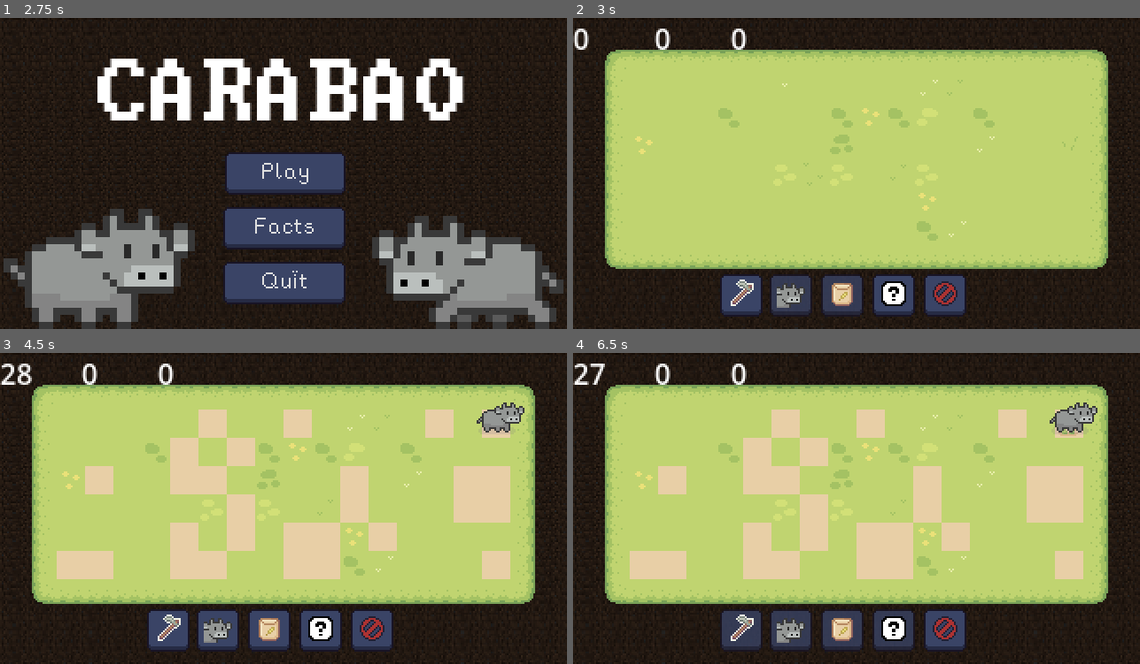
Above: before the commit, frames 1-4 (two rows, left to right).
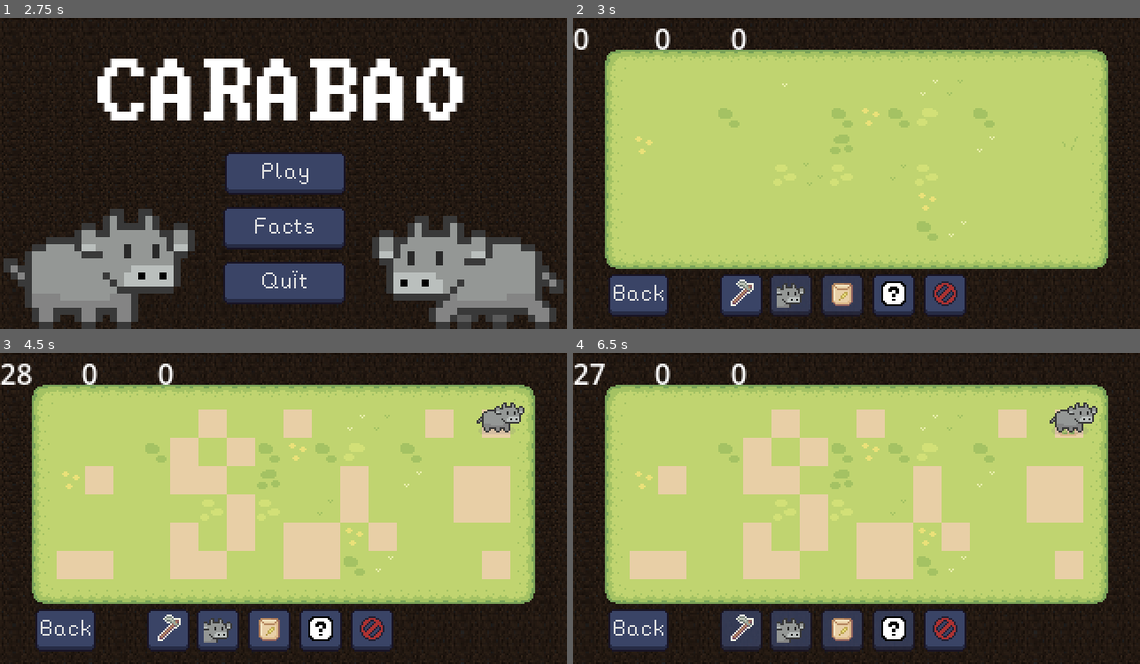
Above: after the commit, the same moments.

Repository: naixsu/CARABAO
Game: Godot game, scene res://Scenes/Menu.tscn
Same seed, same stepped clock (60 frames per second), same inputs: the game is played once before the commit and once after it.
Inputs (mouse positions are in pixels of both pictures, inside the frame that each line leads up to):
- Up to frame 1 (2.75 s): click "Facts" at 0.5 s; click (124, 67) at 1.25 s; click "Menu" at 2 s
- Up to frame 2 (3 s): click "Play" at 2.75 s
- Up to frame 3 (4.5 s): click (170, 629) at 3.5 s; click (323, 629) at 4.25 s
- Up to frame 4 (6.5 s): click (788, 629) at 5 s; click (845, 629) at 5.75 s

Frame 1 is identical in both runs. In frame 2, 1.3% of the frame differs, in the area x 6-17%, y 82-97%; in frame 3, 1.3%; in frame 4, 1.3%.

Commit message:
Clear and harvest

Diff:
--- a/Scenes/AudioManager.tscn
+++ b/Scenes/AudioManager.tscn
@@ -1,9 +1,11 @@
-[gd_scene load_steps=10 format=3 uid="uid://legjpl3yd68r"]
+[gd_scene load_steps=12 format=3 uid="uid://legjpl3yd68r"]
 
 [ext_resource type="Script" path="res://Scripts/AudioManager.gd" id="1_amvtu"]
 [ext_resource type="AudioStream" uid="uid://c17ltsgq13dpv" path="res://Assets/Audio/Click.mp3" id="2_1yaxb"]
+[ext_resource type="AudioStream" uid="uid://ryik4aiqymh8" path="res://Assets/Audio/harvest.ogg" id="3_3f3ca"]
 [ext_resource type="AudioStream" uid="uid://b7sta3i7kdaop" path="res://Assets/Audio/Till1.ogg" id="3_ir5bt"]
 [ext_resource type="AudioStream" uid="uid://b4qvplml3d10c" path="res://Assets/Audio/Till2.ogg" id="4_lx2ey"]
+[ext_resource type="AudioStream" uid="uid://c7qhcqy1ckux0" path="res://Assets/Audio/clear.ogg" id="4_x8dyw"]
 [ext_resource type="AudioStream" uid="uid://b1kv8l1iyuc35" path="res://Assets/Audio/Till3.ogg" id="5_026an"]
 [ext_resource type="AudioStream" uid="uid://b2xx81cbgjpmp" path="res://Assets/Audio/Till4.ogg" id="6_3kpp4"]
 [ext_resource type="AudioStream" uid="uid://d70r66bd677x" path="res://Assets/Audio/plant1.ogg" id="7_6d2pi"]
@@ -16,6 +18,14 @@
 [node name="ClickSound" type="AudioStreamPlayer" parent="."]
 stream = ExtResource("2_1yaxb")
 volume_db = -5.66
+
+[node name="HarvestSound" type="AudioStreamPlayer" parent="."]
+stream = ExtResource("3_3f3ca")
+volume_db = -10.0
+
+[node name="ClearSound" type="AudioStreamPlayer" parent="."]
+stream = ExtResource("4_x8dyw")
+volume_db = -10.0
 
 [node name="TillSounds" type="Node" parent="."]
 
--- a/Scenes/Main.tscn
+++ b/Scenes/Main.tscn
@@ -17,6 +17,7 @@
 [ext_resource type="Texture2D" uid="uid://xmyby4ihsrnf" path="res://Assets/UI/random.png" id="13_purdw"]
 [ext_resource type="PackedScene" uid="uid://d3j60vl6mq5k1" path="res://Scenes/Carabao.tscn" id="14_b15w6"]
 [ext_resource type="Texture2D" uid="uid://dsp5k6fvlf5qt" path="res://Assets/UI/cancel.png" id="16_rdn6g"]
+[ext_resource type="FontFile" uid="uid://da8ve8i1xffv2" path="res://Assets/Fonts/rainyhearts.ttf" id="18_38m53"]
 
 [sub_resource type="TileSetAtlasSource" id="TileSetAtlasSource_gri84"]
 texture = ExtResource("1_nu5bm")
@@ -284,6 +285,15 @@
 position = Vector2(12, 11)
 texture = ExtResource("16_rdn6g")
 
+[node name="BackButton" type="Button" parent="."]
+offset_left = 20.0
+offset_top = 145.0
+offset_right = 44.0
+offset_bottom = 169.0
+theme = ExtResource("9_4b46k")
+theme_override_fonts/font = ExtResource("18_38m53")
+text = "Back"
+
 [node name="SeedTiles" type="Node2D" parent="."]
 
 [node name="TilledCount" type="Label" parent="."]
@@ -305,3 +315,4 @@
 [connection signal="pressed" from="PlantButton" to="TileMap" method="_on_plant_button_pressed"]
 [connection signal="pressed" from="RandomButton" to="TileMap" method="_on_random_button_pressed"]
 [connection signal="pressed" from="CancelButton" to="TileMap" method="_on_cancel_button_pressed"]
+[connection signal="pressed" from="BackButton" to="TileMap" method="_on_back_button_pressed"]
--- a/Scripts/AudioManager.gd
+++ b/Scripts/AudioManager.gd
@@ -3,6 +3,8 @@
 @onready var clickSound = $ClickSound
 @onready var tillSound = $TillSounds
 @onready var plantSound = $PlantSounds
+@onready var harvestSound = $HarvestSound
+@onready var clearSound = $ClearSound
 
 
 func play_sound(sound: String):
@@ -21,4 +23,10 @@
 		var rand = randi() % sounds.size()
 		stream = sounds[rand]
 
+	elif sound == "harvestSound":
+		stream = harvestSound
+
+	elif sound == "clearSound":
+		stream = clearSound
+
 	stream.play()
--- a/Scripts/TileMap.gd
+++ b/Scripts/TileMap.gd
@@ -275,6 +275,7 @@
 	elif newTileDict[str(t)].isGrown and not newTileDict[str(t)].isHarvested and tilledCount == 0:
 		set_state(State.HARVESTING)
 		print("Harvest tile: ", t)
+		AudioManager.play_sound("harvestSound")
 		mainCarabao.pos = t
 		move_carabao(t)
 		erase_tile(tilemapLayers["plant"], t)
@@ -719,5 +720,15 @@
 
 func _on_cancel_button_pressed():
 	AudioManager.play_sound("clickSound")
+	AudioManager.play_sound("clearSound")
 	set_state(State.TILLING)
 	clear_tiles()
+
+
+func _on_back_button_pressed():
+	AudioManager.play_sound("clickSound")
+	var root = get_tree().get_root()
+	var menu = root.get_node("Menu")
+	var main = root.get_node("Main")
+	menu.show()
+	main.queue_free()
Not shown, added: Assets/Audio/clear.ogg.import
Not shown, added: Assets/Audio/harvest.ogg.import
Not shown: 1 places in Scenes/Main.tscn that only renumber resources
Not shown, added: Assets/Audio/clear.ogg
Not shown, added: Assets/Audio/harvest.ogg
